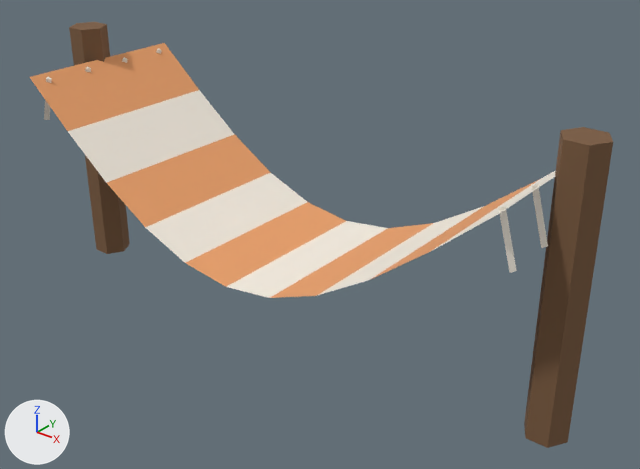
A saved change to the glTF model frontend/public/models/xy_isle_hammock.glb.
One viewpoint serves both versions: a 50 mm camera at (3.08, -3.57, 2.89) aimed at (0.18, 0.05, 0.65). Lighting does not change. The marker at lower left points along +X, +Y and +Z. The first picture is the older version.

The first picture shows 'Hammock'.
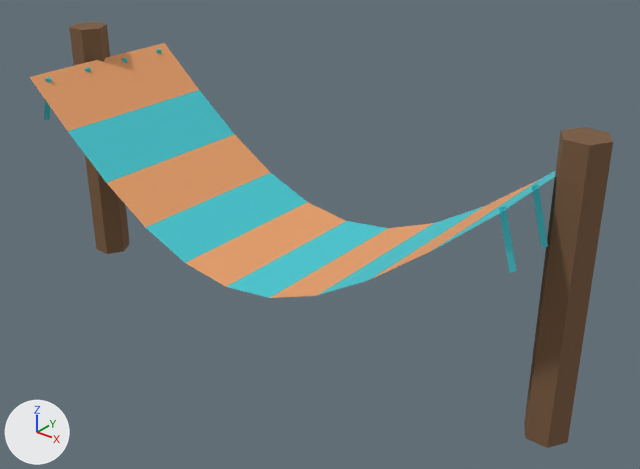
Diff of the bpy script that builds the scene:
```diff
--- a/frontend/public/models/xy_isle_hammock.glb.py
+++ b/frontend/public/models/xy_isle_hammock.glb.py
@@ mat_fabricb @@
 mat_fabricb = principled_material('FabricB')
-mat_fabricb.base_color = (0.896, 0.839, 0.745)  # white #f3ece0
+mat_fabricb.base_color = (0.0595, 0.571, 0.638)  # cyan #45c7d1
 mat_fabricb.roughness = 0.9
```

Boxes [x1, y1, x2, y2] around the edits, measured in the pictures (640 x 469 px):
'Hammock', recoloured (white to cyan): [42, 45, 559, 298] in both
